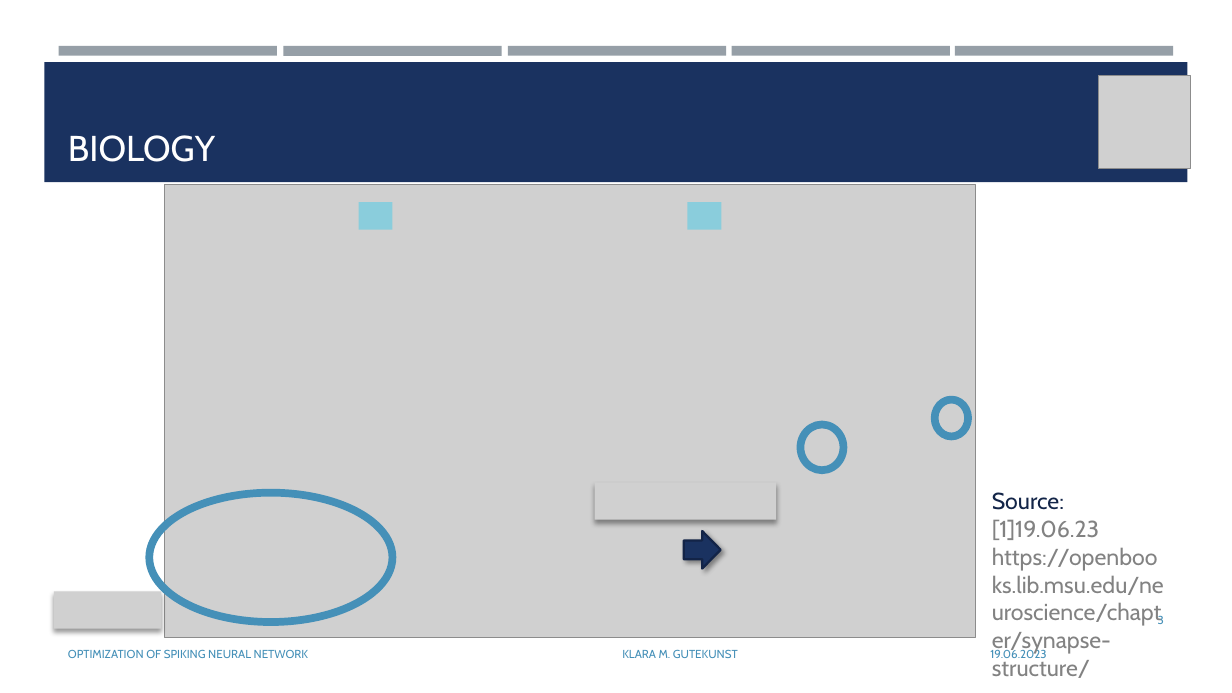
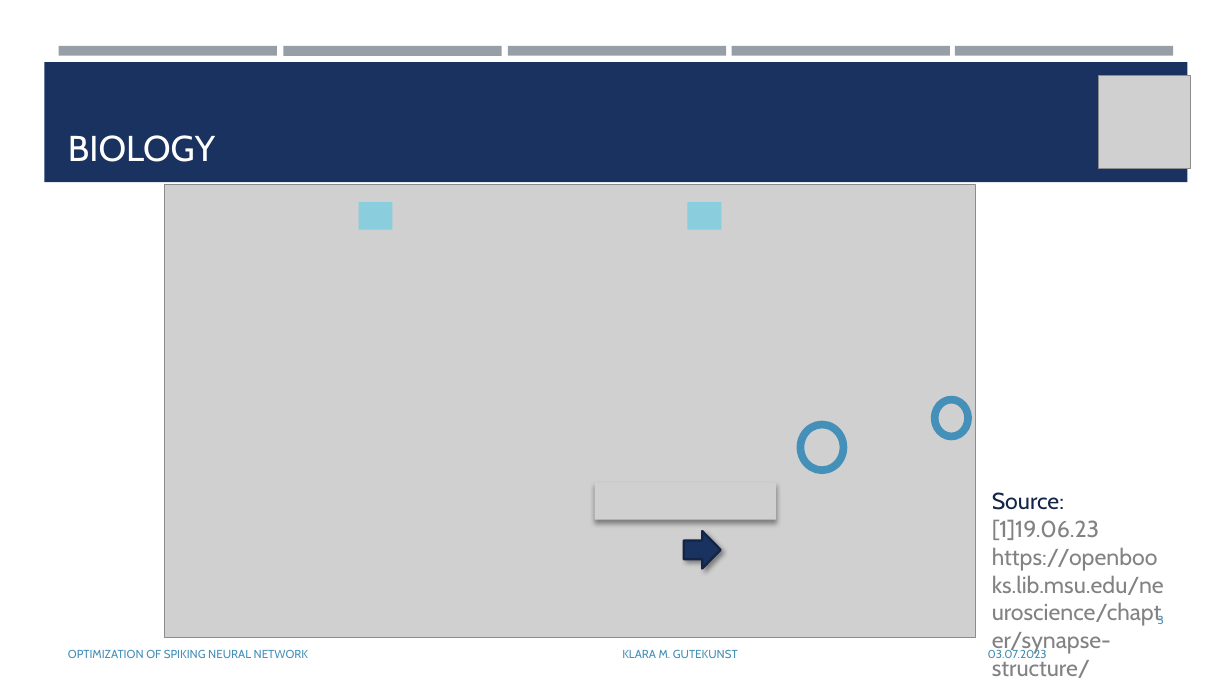
Before and after one commit to KlaraGtknst/bachelor-seminar-kde, a slide deck: slide 3 of Gutekunst_Seminar_KDE.pptx. Drawn at 1232x693 pixels with LibreOffice and Linux fonts; fonts in the diff are those of the drawing; grey boxes stand for pictures. Boxes give left, top, right and bottom in pixels: in the first picture for what was removed or moved away, otherwise in the second. Text is boxed around its words. In the diff, an @@ line names an element or a change of style, - is before the commit and + after.

```diff
--- a/Gutekunst_Seminar_KDE.pptx
+++ b/Gutekunst_Seminar_KDE.pptx
@@ ellipse removed at (x1=150, y1=493, x2=393, y2=622) @@
@@ picture removed at (x1=54, y1=592, x2=161, y2=628) @@
@@ text at (x1=988, y1=649, x2=1047, y2=658): text changed @@
-19.06.2023
+03.07.2023
```
Also in this commit, not shown: 16 other slides changed, 2 slides added.
